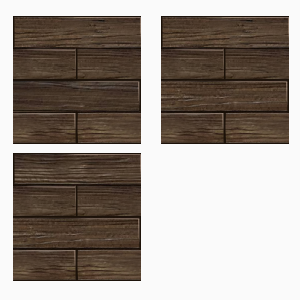
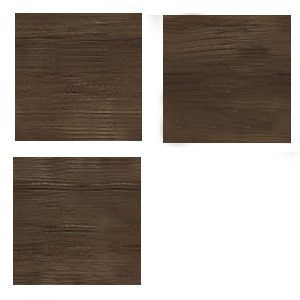
Before/after of a 300px x 300px layered artwork. What changed in the layer stack:
renamed "Слой 10" to "Слой 21", moved it above "Слой 17", painted on it over 144, 13, 300, 163
renamed "Слой 11" to "Слой 17", painted on it over 4, 0, 163, 156
renamed "Слой 9" to "Слой 15", painted on it over 5, 153, 150, 300
hid "Слой 1" over 0, 0, 300, 300
